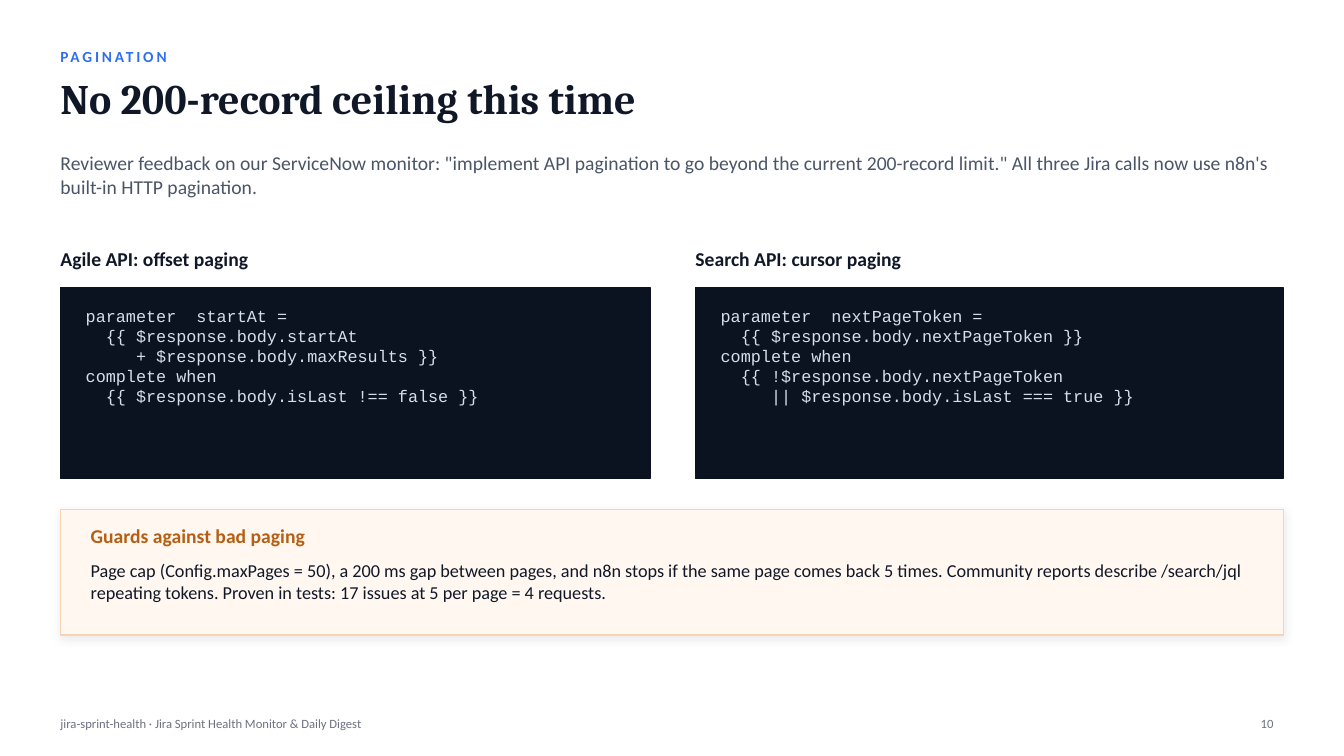
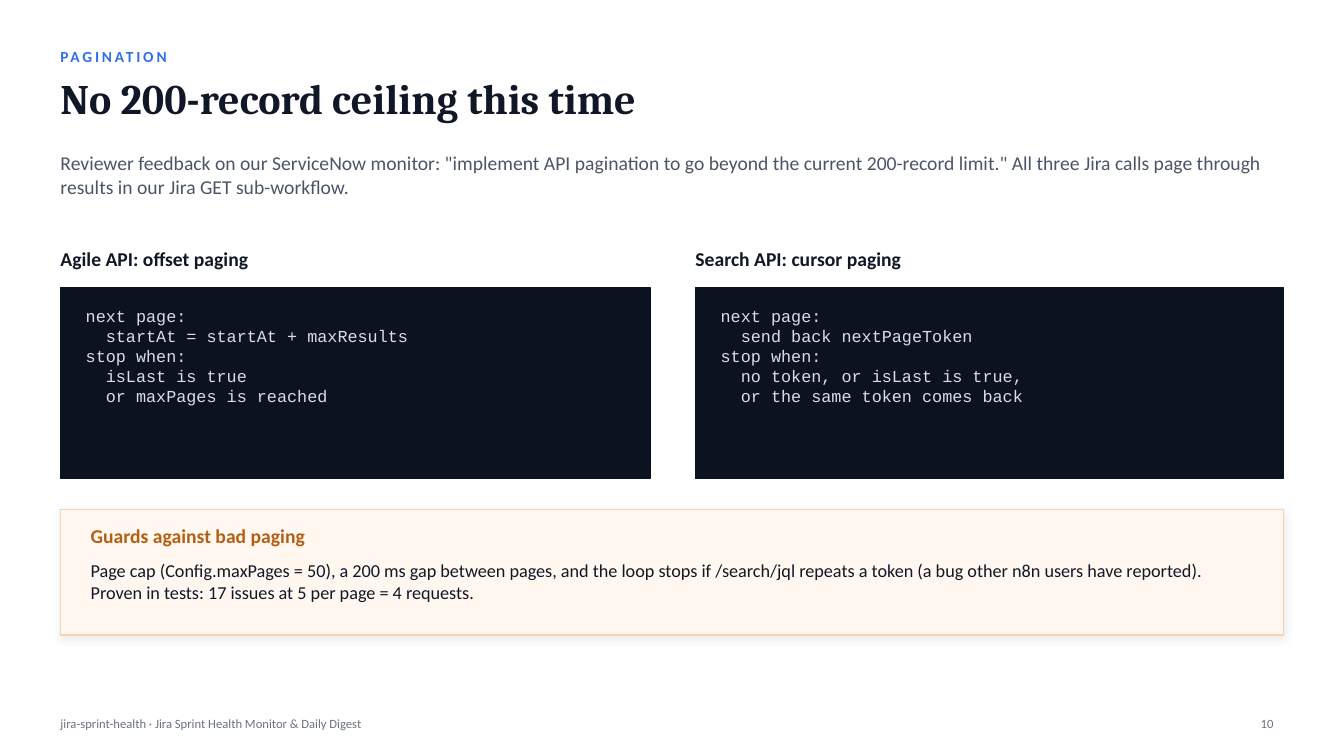
Before and after one commit to Chethan616/jira-sprint-health-n8n, a slide deck: slide 10 of deck/Jira-Sprint-Health-Monitor.pptx. Drawn at 1344x756 pixels with LibreOffice and Linux fonts; fonts in the diff are those of the drawing. Boxes give left, top, right and bottom in pixels: in the first picture for what was removed or moved away, otherwise in the second. Text is boxed around its words. In the diff, an @@ line names an element or a change of style, - is before the commit and + after.

Commit message:
Address review feedback: account ids, multi-board routing, config validation, story points, rate limits, timezone check
- Workload grouped by Jira accountId; shared display names shown as "Name (…1a2b)"
- Sprints listed on several boards reach every board's subscribers once (sprintBoardRouting)
- src/validate.js: required values, ranges, URL, IANA timezone, API limits; runs in the
  Config node and at build time; workflow timezone must match Config.timezone
- Story-point progress alongside issue count (progressBasis, coverage guard, trend)
- Jira GET sub-workflow (src/jira-paging.js): Retry-After / X-RateLimit-Reset, exponential
  backoff with jitter, no retry on other 4xx; Jira errors reach the admin alert
- scripts/live-check.js: read-only pre-flight against a live Jira site
- INSTRUCTIONS.md replaces jira_ins.txt; docs, sample digest and detailed deck updated
- Tests: 28/28 unit, 27/27 end-to-end (n8n 2.48.8); live run on Jira Cloud + Gmail recorded

```diff
--- a/deck/Jira-Sprint-Health-Monitor.pptx
+++ b/deck/Jira-Sprint-Health-Monitor.pptx
@@ text at [60, 156, 1261, 194]: text changed @@
-Reviewer feedback on our ServiceNow monitor: "implement API pagination to go beyond the current 200-record limit." All three Jira calls now use n8n's built-in HTTP pagination.
+Reviewer feedback on our ServiceNow monitor: "implement API pagination to go beyond the current 200-record limit." All three Jira calls page through results in our Jira GET sub-workflow.
@@ text at [86, 311, 408, 406]: text changed @@
-parameter startAt =
-{{ $response.body.startAt
-+ $response.body.maxResults }}
-complete when
-{{ $response.body.isLast !== false }}
+next page:
+startAt = startAt + maxResults
+stop when:
+isLast is true
+or maxPages is reached
@@ text at [721, 311, 1023, 402]: text changed @@
-parameter nextPageToken =
-{{ $response.body.nextPageToken }}
-complete when
-{{ !$response.body.nextPageToken
-|| $response.body.isLast === true }}
+next page:
+send back nextPageToken
+stop when:
+no token, or isLast is true,
+or the same token comes back
@@ text at [91, 564, 1201, 602]: text changed @@
-Page cap (Config.maxPages = 50), a 200 ms gap between pages, and n8n stops if the same page comes back 5 times. Community reports describe /search/jql repeating tokens. Proven in tests: 17 issues at 5 per page = 4 requests.
+Page cap (Config.maxPages = 50), a 200 ms gap between pages, and the loop stops if /search/jql repeats a token (a bug other n8n users have reported). Proven in tests: 17 issues at 5 per page = 4 requests.
```
Also in this commit, not shown: 10 other slides changed, 4 slides added, 25 other files.
